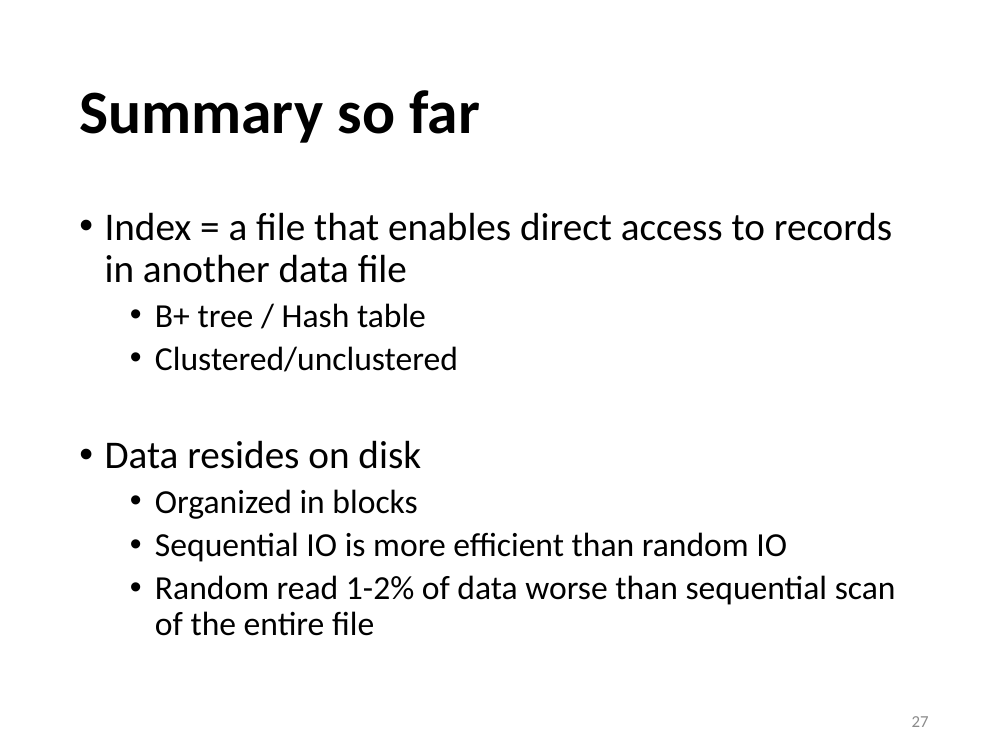
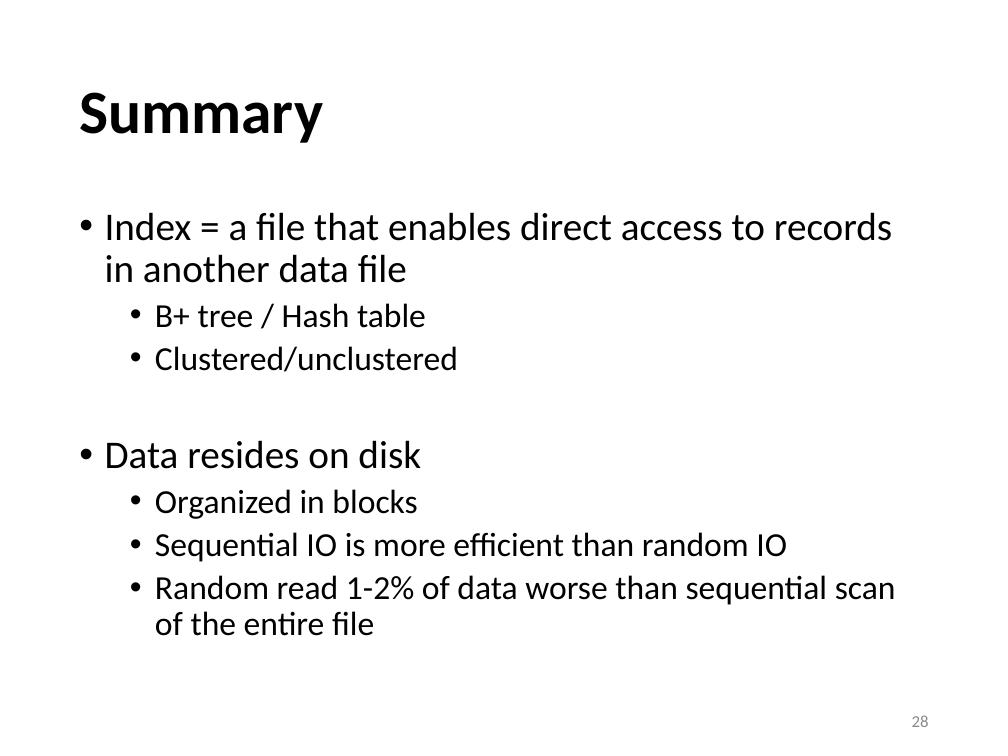
Before and after one commit to sfu-db/cmpt354, a slide deck: slide 28 of Lectures/lec6-qp-indexing.pptx (slide 27 before the commit). Drawn at 1008x756 pixels with LibreOffice and Linux fonts; fonts in the diff are those of the drawing. Boxes give left, top, right and bottom in pixels: in the first picture for what was removed or moved away, otherwise in the second. Text is boxed around its words. In the diff, an @@ line names an element or a change of style, - is before the commit and + after.

```diff
--- a/Lectures/lec6-qp-indexing.pptx
+++ b/Lectures/lec6-qp-indexing.pptx
@@ title at (79,92,323,143): text changed @@
-Summary so far
+Summary
@@ page number at (912,715,929,727): text changed @@
-27
+28
```
Also in this commit, not shown: 1 slide added, 3 other files.
